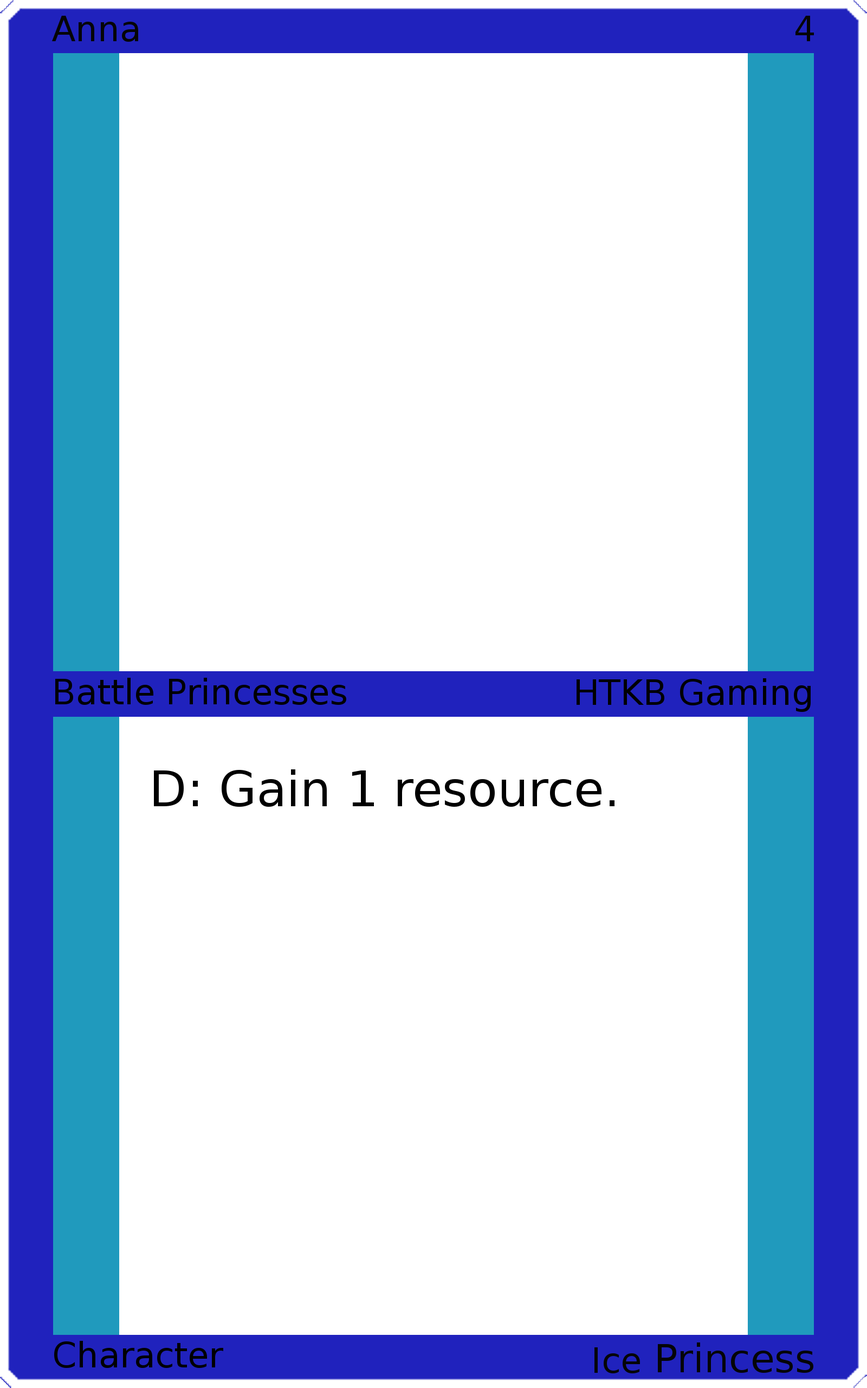
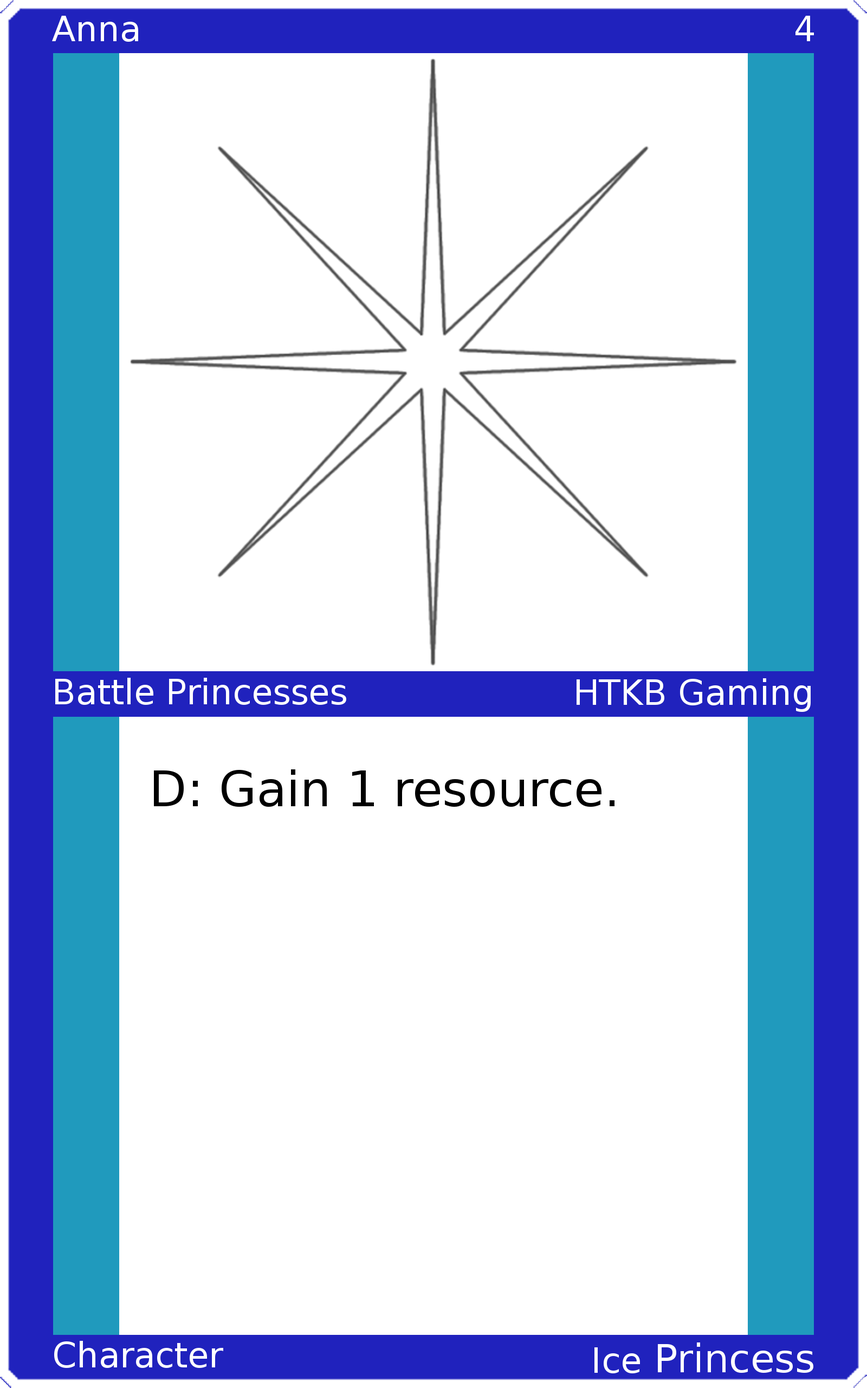
Before/after of a (867, 1388) layered artwork. What changed in the layer stack:
painted on "Upper Left" over [left=52, top=15, right=139, bottom=42]
painted on "Upper Right" over [left=795, top=15, right=815, bottom=42]
painted on "Mid Left" over [left=55, top=677, right=347, bottom=705]
painted on "Mid Right" over [left=576, top=678, right=811, bottom=712]
painted on "Bottom Left" over [left=54, top=1340, right=224, bottom=1368]
painted on "Bottom Right" over [left=594, top=1342, right=814, bottom=1373]
added layer "Art" above "Top Background" over [left=129, top=57, right=738, bottom=666]
